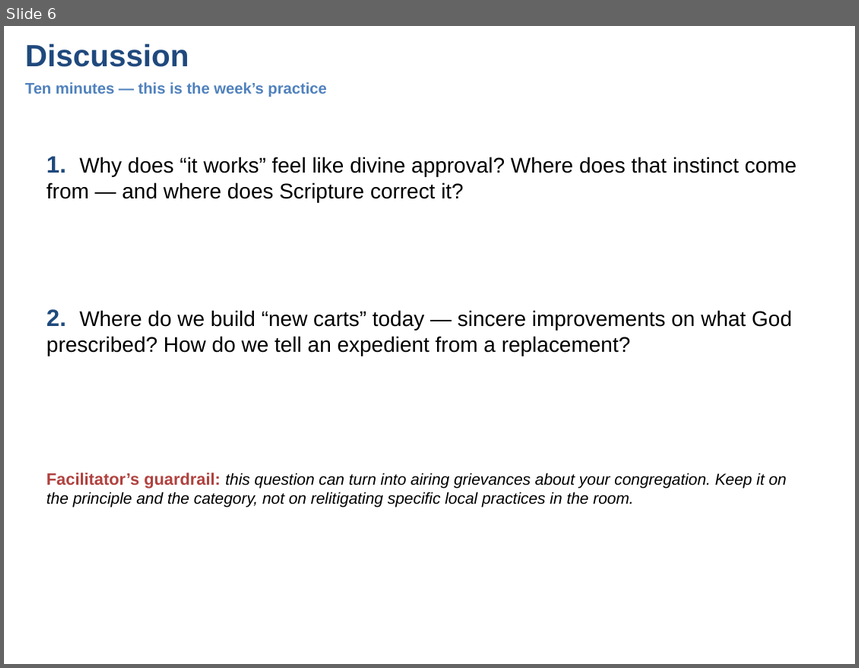
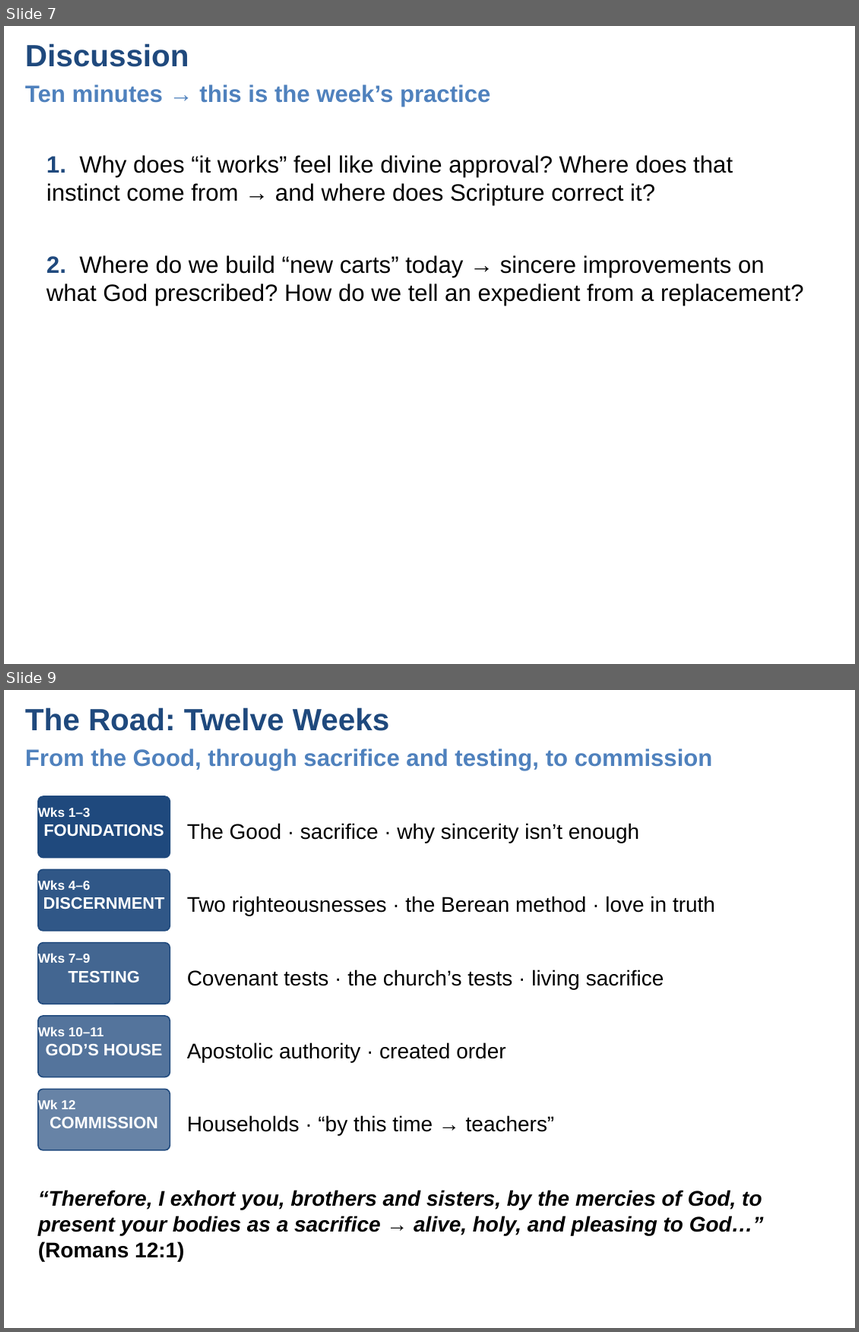
Before and after one commit to UsefulEngines/EvangelismPublic, a slide deck: 2026-Q4/03-GoodIntentions/Week03-GoodIntentionsAreNotEnough.pptx. Shown one above the other, each under a label of ours: slide 6 before the commit, slides 7 and 9 after it; the slides between them are not shown. The pictures are 859x668 and 859x1332 pixels, drawn with LibreOffice and Linux fonts; fonts in the diff are those of the drawing. Boxes give left, top, right and bottom in pixels: in the first picture for what was removed or moved away, otherwise in the second. Text is boxed around its words. In the diff, an @@ line names an element or a change of style, - is before the commit and + after.

```diff
--- a/2026-Q4/03-GoodIntentions/Week03-GoodIntentionsAreNotEnough.pptx
+++ b/2026-Q4/03-GoodIntentions/Week03-GoodIntentionsAreNotEnough.pptx
@@ slide 9 added at (4, 690, 855, 1328), background #FFFFFF @@
@@ text added at (25, 707, 389, 731), 26 pt, text #1F497D, bold @@
+The Road: Twelve Weeks
@@ text added at (25, 749, 713, 771), 20 pt, text #4F81BD, bold @@
+From the Good, through sacrifice and testing, to commission
@@ rounded rectangle added at (38, 796, 170, 858), fill #1F497D, outline #1F497D 1 pt @@
@@ text added at (38, 807, 164, 837), 14 pt, text #FFFFFF, bold @@
+Wks 1–3
+FOUNDATIONS
@@ text added at (187, 823, 639, 843), 18 pt, text #000000 @@
+The Good · sacrifice · why sincerity isn’t enough
@@ rounded rectangle added at (38, 869, 170, 931), fill #1F497D at 92% opacity, outline #1F497D 1 pt @@
@@ text added at (38, 880, 165, 910), 14 pt, text #FFFFFF, bold @@
+Wks 4–6
+DISCERNMENT
@@ text added at (187, 896, 715, 916), 18 pt, text #000000 @@
+Two righteousnesses · the Berean method · love in truth
@@ rounded rectangle added at (38, 943, 170, 1004), fill #1F497D at 84% opacity, outline #1F497D 1 pt @@
@@ text added at (38, 953, 139, 983), 14 pt, text #FFFFFF, bold @@
+Wks 7–9
+TESTING
@@ text added at (187, 970, 664, 989), 18 pt, text #000000 @@
+Covenant tests · the church’s tests · living sacrifice
@@ rounded rectangle added at (38, 1016, 170, 1078), fill #1F497D at 76% opacity, outline #1F497D 1 pt @@
@@ text added at (38, 1027, 163, 1056), 14 pt, text #FFFFFF, bold @@
+Wks 10–11
+GOD’S HOUSE
@@ text added at (187, 1043, 506, 1062), 18 pt, text #000000 @@
+Apostolic authority · created order
@@ rounded rectangle added at (38, 1089, 170, 1151), fill #1F497D at 68% opacity, outline #1F497D 1 pt @@
@@ text added at (38, 1099, 158, 1129), 14 pt, text #FFFFFF, bold @@
+Wk 12
+COMMISSION
@@ text added at (187, 1116, 555, 1136), 18 pt, text #000000 @@
+Households · “by this time → teachers”
@@ text added at (38, 1190, 764, 1262), 18 pt, text #000000, bold, italic @@
+“Therefore, I exhort you, brothers and sisters, by the mercies of God, to present your bodies as a sacrifice → alive, holy, and pleasing to God…” (Romans 12:1)
@@ what was slide 6 is now slide 7 @@
@@ slide 7 changed as well @@
@@ text at (25, 85, 490, 107): text changed; size 13 to 20 pt @@
-Ten minutes — this is the week’s practice
+Ten minutes → this is the week’s practice
@@ text at (47, 155, 733, 206): text changed; size 18 to 20 pt @@
-1. Why does “it works” feel like divine approval? Where does that instinct come from — and where does Scripture correct it?
+1. Why does “it works” feel like divine approval? Where does that instinct come from → and where does Scripture correct it?
@@ text at (47, 256, 804, 306): text changed; size 18 to 20 pt @@
-2. Where do we build “new carts” today — sincere improvements on what God prescribed? How do we tell an expedient from a replacement?
+2. Where do we build “new carts” today → sincere improvements on what God prescribed? How do we tell an expedient from a replacement?
@@ text removed at (47, 473, 787, 507) @@
-Facilitator’s guardrail: this question can turn into airing grievances about your congregation. Keep it on the principle and the category, not on relitigating specific local practices in the room.
```
Also in this commit, not shown: 6 other slides changed, 1 other slide added.
